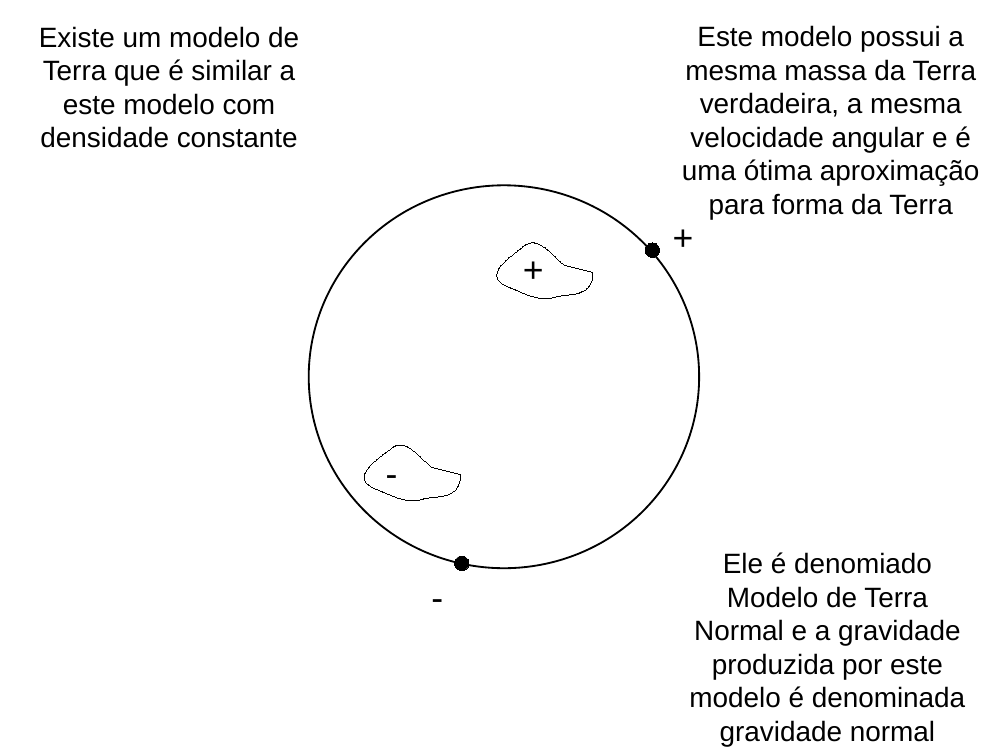
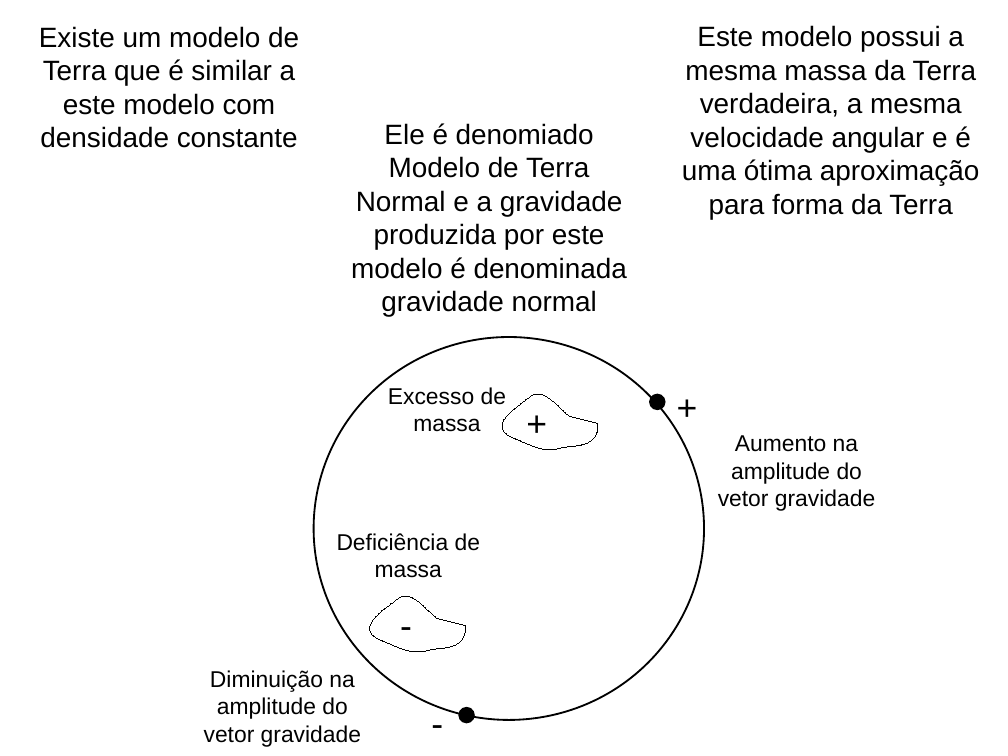
Before and after one commit to birocoles/UFRRJ-SEGEO2017, a slide deck: slide 93 of presentation/SEGEO2017.odp (slide 87 before the commit). Drawn at 1008x756 pixels with LibreOffice and Linux fonts; fonts in the diff are those of the drawing. Boxes give left, top, right and bottom in pixels: in the first picture for what was removed or moved away, otherwise in the second. Text is boxed around its words. In the diff, an @@ line names an element or a change of style, - is before the commit and + after.

```diff
--- a/presentation/SEGEO2017.odp
+++ b/presentation/SEGEO2017.odp
@@ text "Ele é denomiado Modelo de ...": place and size @@
-text "Ele é denomiado Modelo de ..." at <box>689,552,965,746</box>
+text "Ele é denomiado Modelo de ..." at <box>351,123,627,316</box>
@@ freeform shape removed at <box>497,243,593,299</box> @@
@@ ellipse removed at <box>646,243,660,258</box> @@
@@ ellipse: place and size @@
-ellipse at <box>309,186,700,569</box>
+ellipse at <box>314,338,704,721</box>
@@ ellipse at <box>314,338,704,721</box>: fill #FFFFFF to none @@
@@ text added at <box>388,387,506,432</box>, 18 pt, text #000000 @@
+Excesso de massa
@@ text "+": place and size @@
-text "+" at <box>662,209,754,261</box>
+text "+" at <box>666,379,757,431</box>
@@ freeform shape added at <box>502,394,598,450</box>, outline #000000 0 pt @@
@@ text at <box>516,395,607,447</box>: text changed @@
--
++
@@ ellipse added at <box>650,395,665,410</box>, fill #000000, outline #000000 1.45 pt @@
@@ text added at <box>718,435,875,511</box>, 18 pt, text #000000 @@
+Aumento na amplitude do vetor gravidade
@@ text added at <box>337,533,480,578</box>, 18 pt, text #000000 @@
+Deficiência de massa
@@ ellipse removed at <box>455,556,469,571</box> @@
@@ freeform shape: place and size @@
-freeform shape at <box>364,445,460,501</box>
+freeform shape at <box>370,596,466,652</box>
@@ text "-": place and size @@
-text "-" at <box>421,568,512,620</box>
+text "-" at <box>390,596,481,649</box>
@@ text added at <box>204,670,361,747</box>, 18 pt, text #000000 @@
+Diminuição na amplitude do vetor gravidade
@@ text at <box>421,695,512,747</box>: text changed @@
-+
+-
@@ ellipse added at <box>459,708,474,723</box>, fill #000000, outline #000000 1.45 pt @@
```
Also in this commit, not shown: 20 other slides changed, 15 slides added, 3 slides removed, 1 other file.
